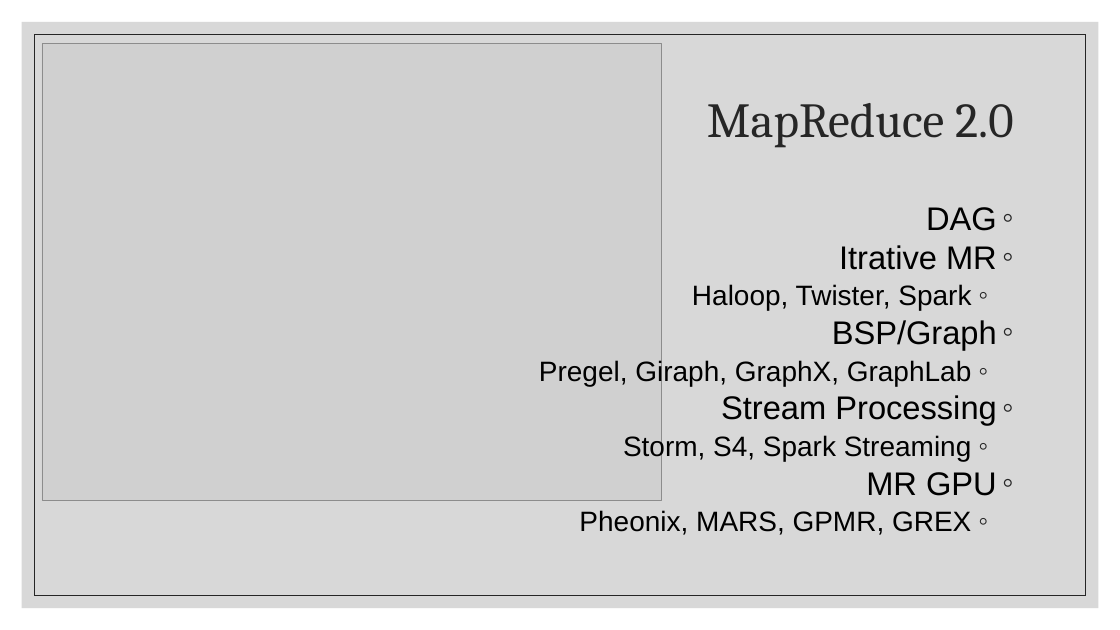
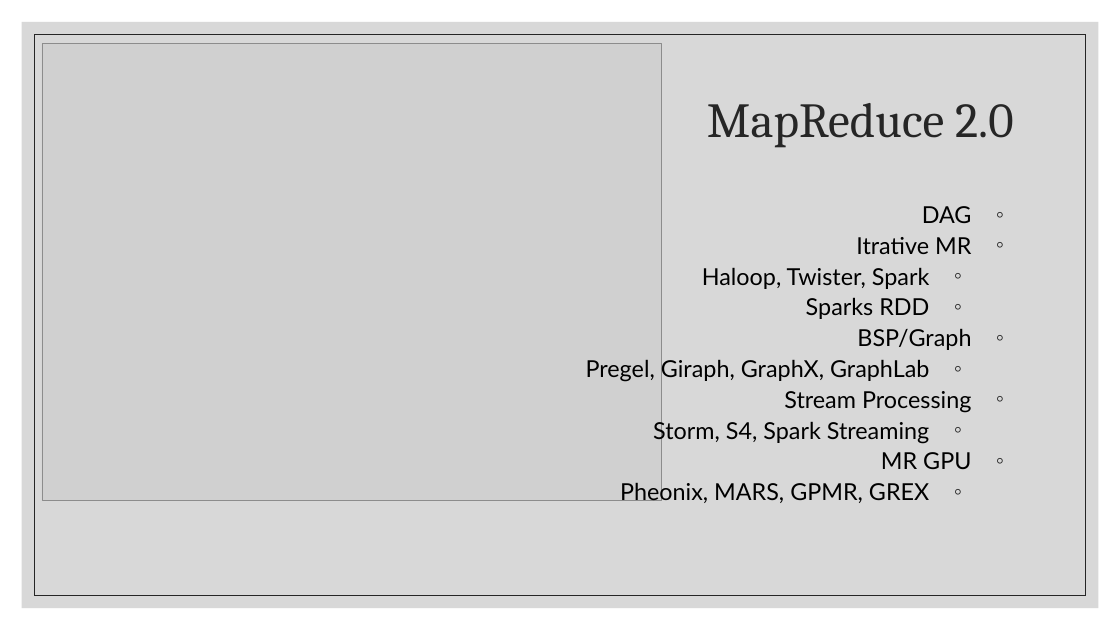
Before and after one commit to fensterheim/OpenUDataScienceProj, a slide deck: slide 14 of Lecture/Big Data with Cloud Computing.pptx. Drawn at 1120x630 pixels with LibreOffice and Linux fonts; fonts in the diff are those of the drawing; grey boxes stand for pictures. Boxes give left, top, right and bottom in pixels: in the first picture for what was removed or moved away, otherwise in the second. Text is boxed around its words. In the diff, an @@ line names an element or a change of style, - is before the commit and + after.

```diff
--- a/Lecture/Big Data with Cloud Computing.pptx
+++ b/Lecture/Big Data with Cloud Computing.pptx
@@ text at [586,206,972,503]: size 28 to 20 pt in "DAG", "Itrative MR", "BSP/Graph", "Stream Processing" and 1 more places; font Arial to Lato; size 24 to 20 pt in "Haloop, Twister, Spark", "Pregel, Giraph, GraphX, GraphLab", "Storm, S4, Spark Streaming", "Pheonix, MARS, GPMR, GREX"; indent changed; line spacing 1 to 1.1; line spacing 0.9 to 1.1; less space between paragraphs @@
@@ text at [806,297,929,319]: paragraph added @@
+  ◦ Sparks RDD
```
Also in this commit, not shown: 14 other slides changed, 1 slide added, 1 other file.
